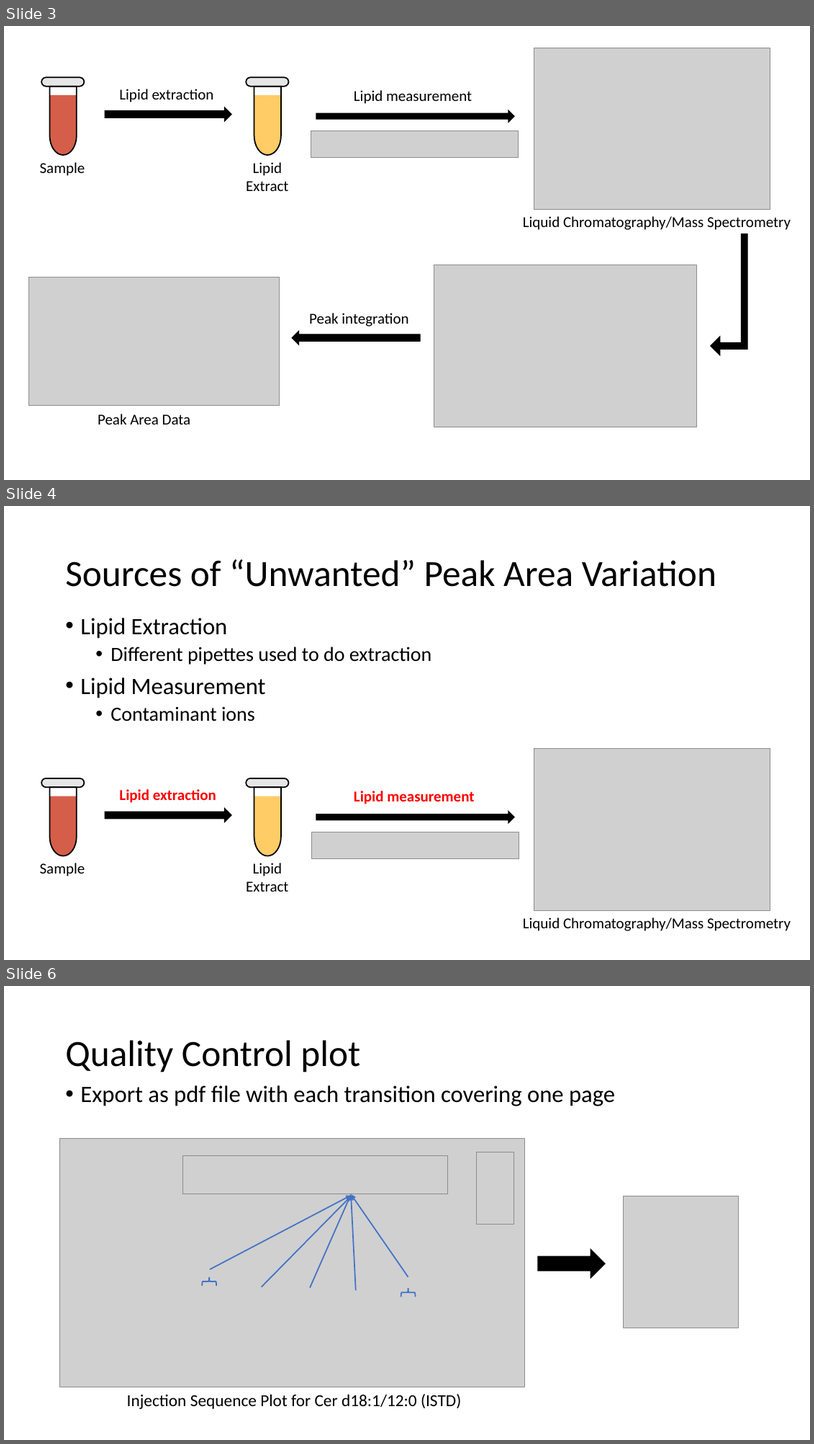
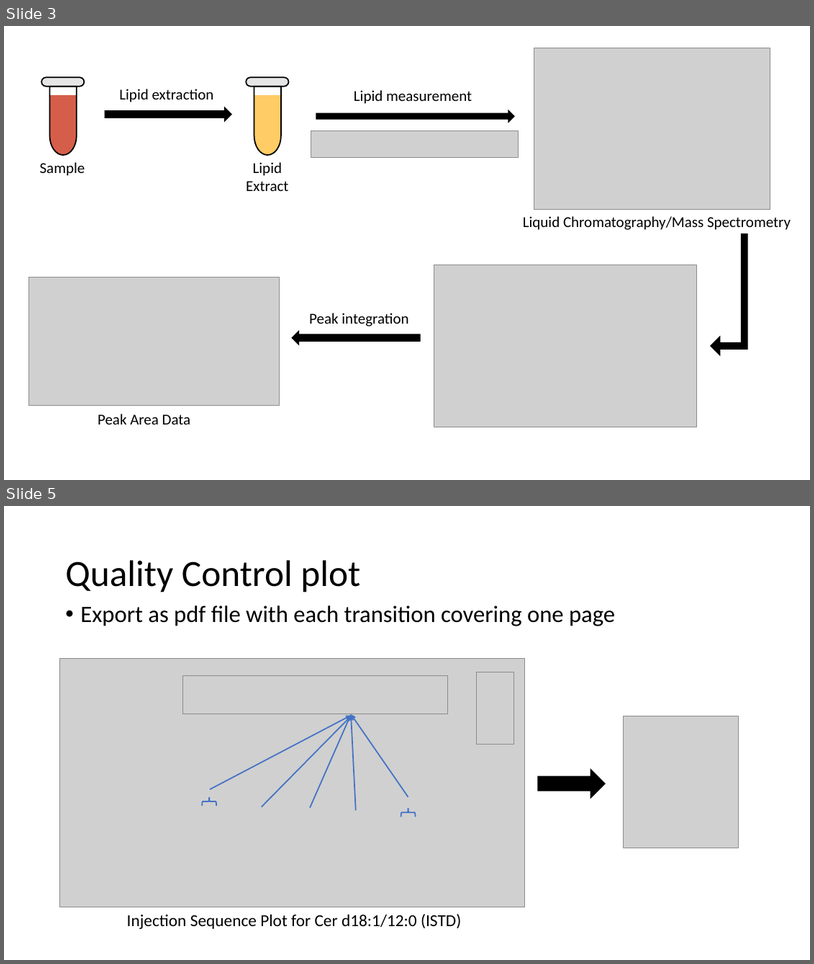
Before and after one commit to JauntyJJS/NHS-R2022, a slide deck: images/Image_In_ppt.pptx. Shown one above the other, each under a label of ours: slides 3, 4 and 6 before the commit, slides 3 and 5 after it; the slides between them are not shown. The pictures are 814x1444 and 814x964 pixels, drawn with LibreOffice and Linux fonts; fonts in the diff are those of the drawing; grey boxes stand for pictures. Boxes give left, top, right and bottom in pixels: in the first picture for what was removed or moved away, otherwise in the second. Text is boxed around its words. In the diff, an @@ line names an element or a change of style, - is before the commit and + after.

```diff
--- a/images/Image_In_ppt.pptx
+++ b/images/Image_In_ppt.pptx
@@ slide 4 removed at <box>4,506,810,960</box>, background #FFFFFF @@
@@ title removed at <box>65,559,717,587</box> @@
-Sources of “Unwanted” Peak Area Variation
@@ text removed at <box>80,618,432,721</box> @@
-• Lipid Extraction
-  • Different pipettes used to do extraction
-• Lipid Measurement
-  • Contaminant ions
@@ group removed at <box>40,749,791,931</box>: 5 texts, 4 freeform shapes, 2 rounded rectangles, 2 rectangles, 2 pictures, 2 right arrows @@
-Lipid extraction
-Lipid measurement
-Sample
-Lipid Extract
-Liquid Chromatography/Mass Spectrometry
@@ what was slide 6 is now slide 5 @@
```
Also in this commit, not shown: 2 slides added, 2 other slides removed, 4 other files.
